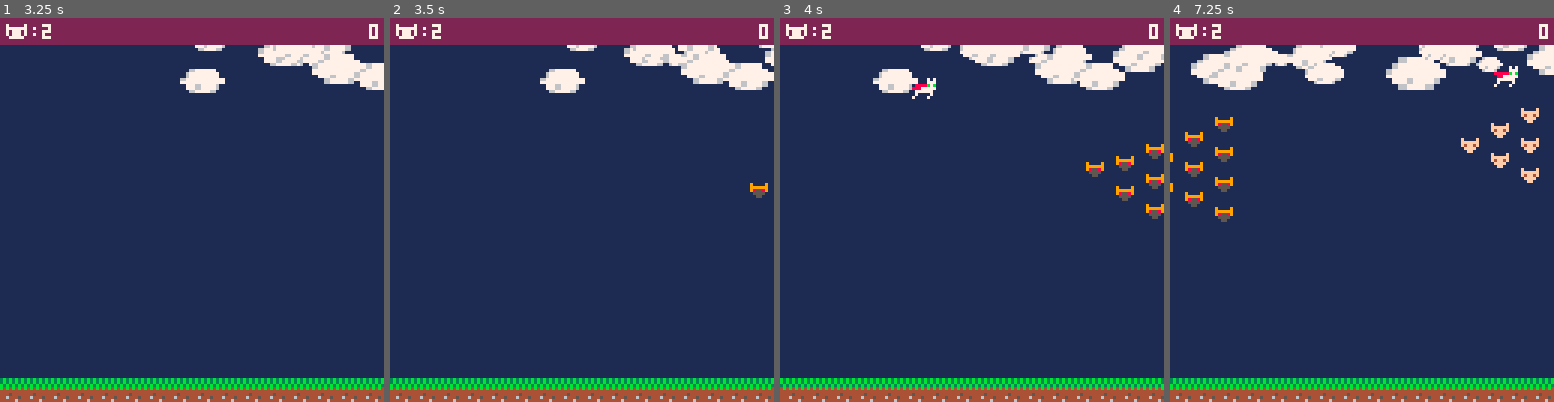
Above: before the commit, frames 1-4 (left to right).
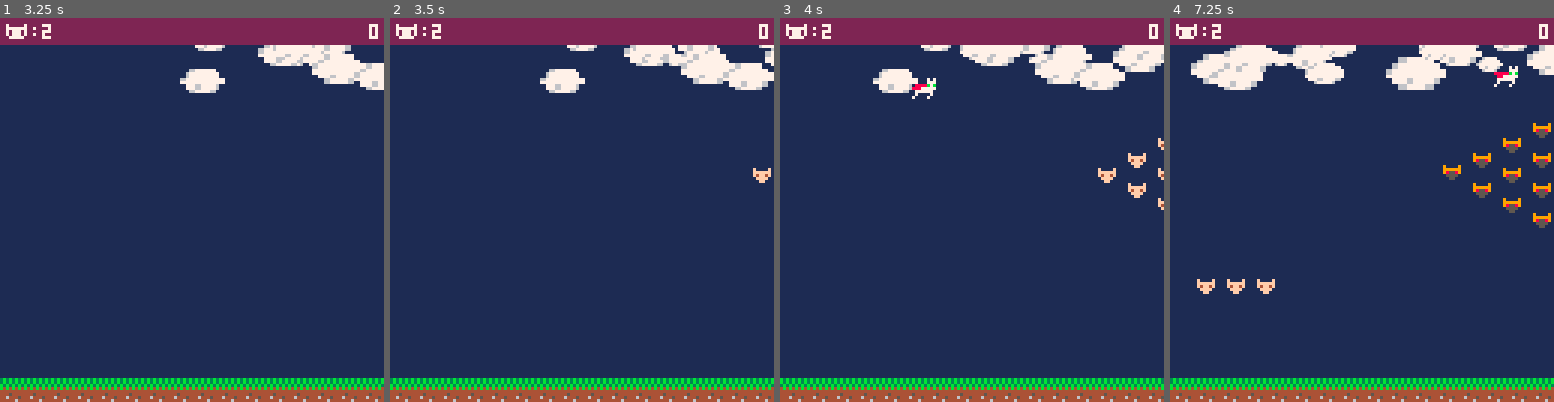
Above: after the commit, the same moments.

Repository: zothynine/picoheads
Game: PICO-8 cartridge catfight.p8
Two runs of this game, one before a commit and one after it. Both use one fixed random seed, a clock stepped at 60 frames per second and the inputs below.
Inputs:
- Up to frame 1 (3.25 s): tap X (X key) at 0.33, 1.07, 1.85, 2.97 s; hold Right 1.6-2.1 s; hold Up 2.15-2.42 s; hold Right 2.47-3.03 s; hold Left from 3.08 s (still down)
- Up to frame 2 (3.5 s): keep holding Left
- Up to frame 3 (4 s): release Left at 3.58 s; hold Down 3.63-3.97 s
- Up to frame 4 (7.25 s): hold Right 4.02-4.68 s; tap X (X key) at 4.08, 5.2, 6.32 s; hold Up 4.73-5.03 s; hold Left 5.08-5.68 s; hold Down 5.73-6.03 s; hold Right 6.08-6.58 s; hold Right 6.63-7.13 s; hold Up from 7.18 s (still down)

Frame 1 is identical in both runs. In frame 2, 0.2% of the frame differs, in the area x 93-100%, y 39-47%; in frame 3, 1.1%; in frame 4, 3.2%, in the area x 0-100%, y 23-72%.

Commit message:
Episode 9

Diff:
--- a/catfight.p8
+++ b/catfight.p8
@@ -39,8 +39,8 @@
 		collided=false,
 		lives=2,
 		cape={9,10,13},
-		cooldwn=600,
-		cd⧗=600
+		cooldwn=900,
+		cd⧗=900
 	}
 
 	enemies={
@@ -57,15 +57,21 @@
 
 	enemy_waves={
 		{⧗="0:3:0",
+			swarm=swarms.tri_s,
+			enemy=enemies.mouse,
+			path="slope",
+			x=128,
+			y=50},
+		{⧗="0:6:0",
 			swarm=swarms.tri_l,
 			enemy=enemies.rat,
 			path="wave",
 			x=128,
 			y=50},
-		{⧗="0:6:0",
+		{⧗="0:9:0",
 			swarm=swarms.tri_s,
 			enemy=enemies.mouse,
-			path="linear",
+			path="circle",
 			x=128,
 			y=40}
 	}
@@ -83,9 +89,8 @@
 
 function print_right(_txt,_y,_c,_o)
 	local _t=tostr(_txt)
-	local _off=_o
-	if (_o==nil) _off=0
-	print(_t,128-(#_t*4)-_off,_y,_c)
+	_o=_o or 0
+	print(_t,128-(#_t*4)-_o,_y,_c)
 end
 
 function _update60()
@@ -190,29 +195,30 @@
  	local _x=_w.x+_w.swarm[i][1]
  	local _y=_w.y+_w.swarm[i][2]
 
-  if _w.path=="linear" then
-   create_enemy(_w.enemy,_x,_y,_w.path)
-  elseif _w.path=="wave" then
+  if _w.path=="linear" or
+  			_w.path=="wave" or
+  			_w.path=="slope" then
    create_enemy(_w.enemy,_x,_y,_w.path)
   elseif _w.path=="circle" then
-   create_enemy(_w.enemy,_x,_y,_w.path,87,127,127,0.25-0.03*i)
+  	local _r=sqrt((_x-127)*(_x-127)+(127-_y)*(127-_y))
+   create_enemy(_w.enemy,_x,_y,_w.path,_r,127,127,0.25-0.003*_w.swarm[i][1])
   end
  end
 end
 
-function create_enemy(_sprt,_x,_y,_f,_r,_originx,_originy,_a)
+function create_enemy(_sprt,_x,_y,_p,_r,_originx,_originy,_a)
  add(enemies,
   {
   	x=_x,
   	y=_y,
   	w=6,
   	h=5,
-  	f=_f,
+  	p=_p,
   	r=_r, --circle radius
   	ox=_originx, --circle center x
   	oy=_originy, --circle center y
-  	a=_a,
-  	sprt=_sprt --initial angle
+  	a=_a, --initial angle
+  	sprt=_sprt
   })
 end
 
@@ -228,16 +234,24 @@
 function update_enemies()
  for i=#enemies,1,-1 do
   local _e=enemies[i]
-  if _e.f=="linear" then
+  if _e.p=="linear" then
    if _e.x+_e.w<0 then
     del(enemies,_e)
    end
    _e.x-=0.5
-  elseif _e.f=="wave" then
+  elseif _e.p=="wave" then
    if (_e.x+_e.w<0) del(enemies,_e)
    _e.x-=0.6
    _e.y-=sin(_e.x/12)
-  elseif _e.f=="circle" then
+  elseif _e.p=="slope" then
+   if _e.x+_e.w<0 then
+    del(enemies,_e)
+   end
+   if _e.x<97 and _e.x>30 and _e.y<87 then
+   	_e.y+=0.8
+   end
+  	_e.x-=0.5
+  elseif _e.p=="circle" then
    if (_e.y>127) del(enemies,_e)
    _e.a+=0.003
    if (_e.a > 1) _e.a=0
@@ -376,7 +390,7 @@
 
 
 	if ascii.collided then
-		if ascii.cd⧗%5==0 then
+		if ⧗.game.f%5==0 then
 			draw_ascii()
 		end
 	else
